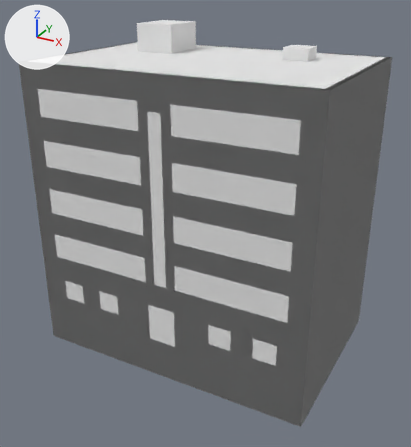
An edit to the glTF model assets/models/buildings/res_mid/bld_res_mid_b.glb, drawn before and after from the same camera.
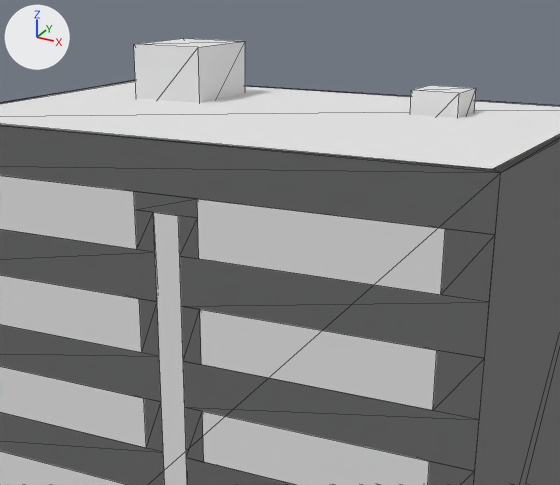
Each version appears first whole from a camera (50 mm lens) standing at (16.1, -29.9, 20.4) and looking at (0.1, -0.8, 5.9), and next in a close-up on the part from 16% to 88% of the width and 0% to 57% of the height. Arrows for +X, +Y and +Z are at upper left; the lights stay in place. The first two pictures are the older version. The close-ups show mesh edges as thin lines. Objects named as collision shapes, trigger or cutter boxes, shadow casters or lower levels of detail are left out. Vertices at exactly the same position are counted once.

Names of what the first close-up shows: 'bld_res_mid_b_LOD0', 'bld_res_mid_b_PROXY'.
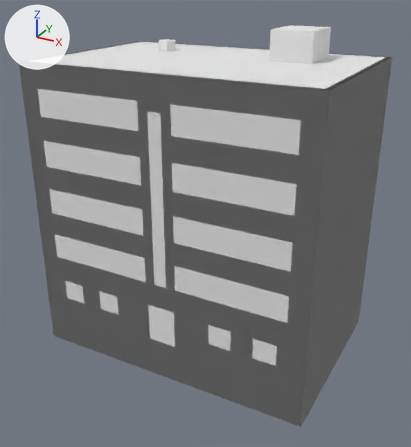
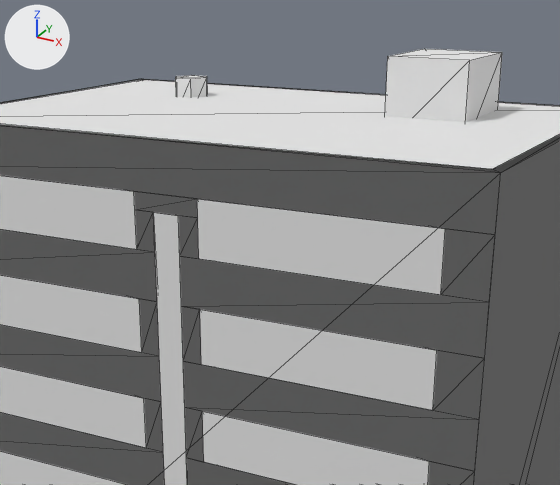
Boxes [x1, y1, x2, y2] around the edits, measured in the close-ups (560 x 485 px; the box of a moved part takes in the faces that stretch with it):
'bld_res_mid_b_LOD0', reshaped: before [0, 38, 560, 485]; after [0, 49, 560, 485]
part 1 of me_bld_res_mid_b_lod0, moved or reshaped: before [134, 38, 245, 103]; after [385, 49, 502, 122]
part 2 of me_bld_res_mid_b_lod0, deleted: before [410, 85, 476, 118]
part 3 of me_bld_res_mid_b_lod0, added: after [175, 75, 207, 98]

The change in detail:
me_bld_res_mid_b_lod0 is used by ob_bld_res_mid_b_lod0; location (0.0, 0.0, 0.0).
me_bld_res_mid_b_lod0 had 280 vertices, 358 faces and spanned x -9.0..9.0, y -6.0..6.0, z -2.5..17.6.
me_bld_res_mid_b_lod0 now has 316 vertices, 396 faces and spans x -9.0..9.0, y -6.0..6.0, z -2.5..17.6.
me_bld_res_mid_b_lod0 part 1: the loose piece of 8 vertices spanning x -5.8..-3.2, y 1.0..4.0, z 15.0..17.6 is moved by (9.0, 0.0, 0.0).
me_bld_res_mid_b_lod0 part 2: the loose piece of 8 vertices spanning x 3.8..5.2, y 1.8..3.2, z 15.0..16.6 is deleted.
Part 3, on me_bld_res_mid_b_lod0:
27 vertices are added at x -5.1..6.2, y -1.0..3.0, z 15.0..16.5.
11 new vertices lie (0.0, 1.0, 0.0) away from vertices in x -4.9..6.2, y -1.0..2.0, z 15.0..16.5.
6 new vertices lie (0.0, 1.0, 0.6) away from vertices in x -0.2..6.2, y -1.0, z 15.2.
48 new faces join them.
